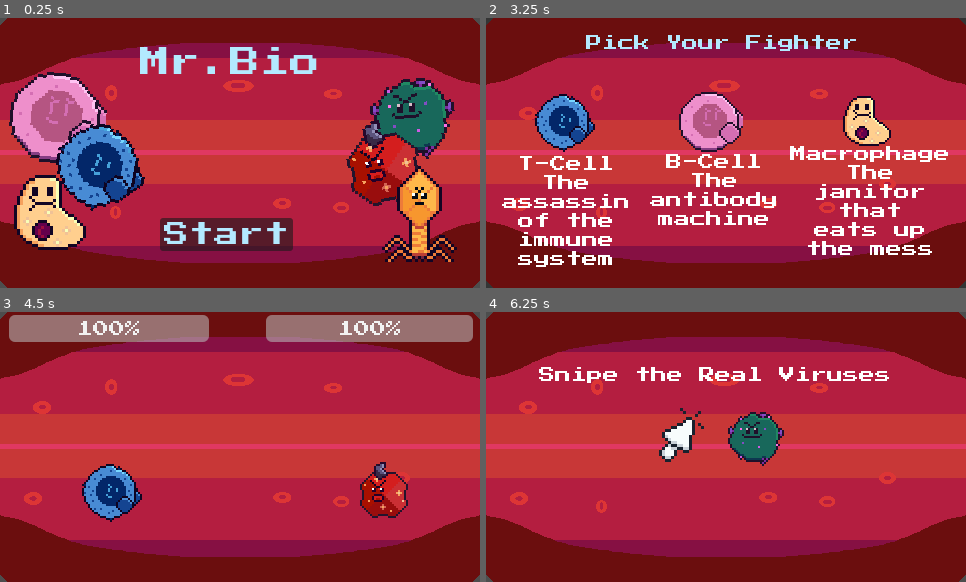
Above: before the commit, frames 1-4 (two rows, left to right).
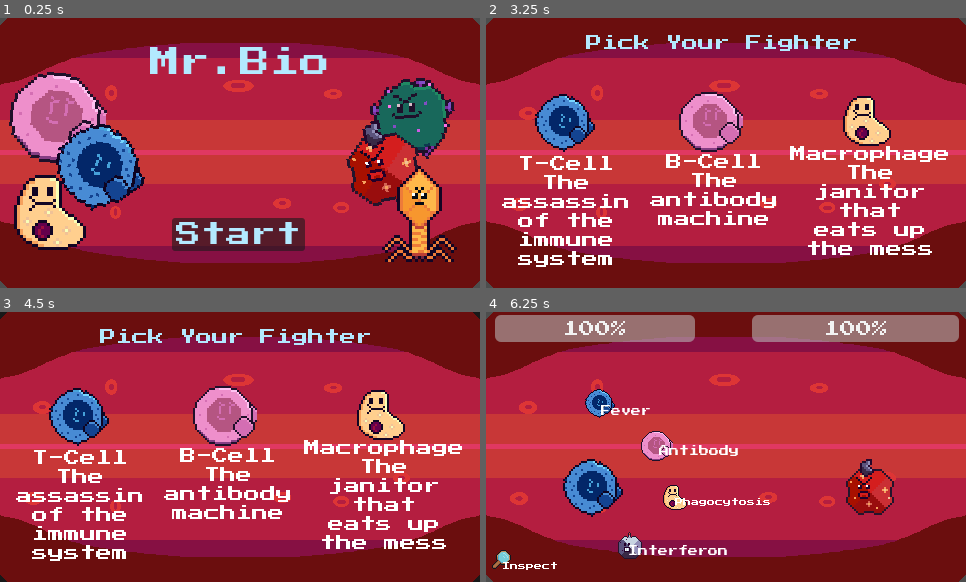
Above: after the commit, the same moments.

Repository: Logan-Magana/Mr.Bio
Game: Godot game, scene res://game_menu.tscn
Same seed, same stepped clock (60 frames per second), same inputs: the game is played once before the commit and once after it. Sound files missing from this copy of the repository are replaced by a short silence.
Inputs (mouse positions are in pixels of both pictures, inside the frame that each line leads up to):
- Up to frame 1 (0.25 s): no input
- Up to frame 2 (3.25 s): click "Start" at 0.5 s; click "Start" at 1.25 s; tap Enter at 2 s; move the mouse to (567, 180) at 2.02 s; hold Right (Move_Right) 2.03-2.75 s; tap Space (Fever_Game) at 2.1 s; click (567, 180) at 2.17 s; click "Espanol (tenses)" at 2.75 s
- Up to frame 3 (4.5 s): click (235, 430) at 3.5 s, where only the run after the commit has a clickable "Mixed"; click (240, 463) at 4.25 s, where only the run after the commit has a clickable "Present"
- Up to frame 4 (6.25 s): tap Space (Fever_Game) at 5, 5.1, 5.85 s; move the mouse to (630, 460) at 5.02 s; hold Down (Move_Down) 5.03-5.78 s; move the mouse to (687, 449) at 5.77 s; hold Right (Move_Right) from 5.78 s (still down); click (687, 449) at 5.92 s

The runs differ from the first frame. In frame 1, 4.1% of the frame differs, in the area x 29-69%, y 10-87%; in frame 2, less than 0.1%; in frame 3, 23%, in the area x 0-100%, y 0-100%; in frame 4, 18%.

Commit message:
1.85 (added present tense)

Diff:
--- a/game_menu.gd
+++ b/game_menu.gd
@@ -4,16 +4,19 @@
 # Called when the node enters the scene tree for the first time.
 func _ready() -> void:
 	#$Bio.pressed.connect(_on_bio_button_pressed)
+	$Chem.pressed.connect(_on_chem_button_pressed)
 	$Espanol.pressed.connect(_on_espa_button_pressed)
-	$Chem.pressed.connect(_on_chem_button_pressed)
+	$Mix.pressed.connect(_on_mix_pressed)
+	$Present.pressed.connect(_on_pres_pressed)
 	$Bio.visible = false
 	$Espanol.visible = false
+
 	$Chem.visible = false
 	#$Bio.process_mode = Node.PROCESS_MODE_DISABLED
 	$Espanol.process_mode = Node.PROCESS_MODE_DISABLED
 	$Chem.process_mode = Node.PROCESS_MODE_DISABLED
 # Called every frame. 'delta' is the elapsed time since the previous frame.
-func _process(delta: float) -> void:
+func _process(_delta: float) -> void:
 	pass
 
 
@@ -28,8 +31,7 @@
 #	GameData.question_file = "res://questions.json"
 #	start_up()
 func _on_espa_button_pressed():
-	GameData.question_file = "res://spanish_tenses.json"
-	start_up()
+	extra_menu()
 func _on_chem_button_pressed():
 	GameData.question_file = "res://fall_midterm_chem.json"
 	start_up()
@@ -49,3 +51,20 @@
 	$Chem.process_mode = Node.PROCESS_MODE_INHERIT
 	$CanvasLayer/Button.visible = false
 	$CanvasLayer/Button.process_mode = Node.PROCESS_MODE_DISABLED
+
+func extra_menu():
+	$Mix.visible = true
+	$Present.visible = true
+	$Espanol.visible = false
+	$Chem.visible = false
+	#$Bio.process_mode = Node.PROCESS_MODE_DISABLED
+	$Espanol.process_mode = Node.PROCESS_MODE_DISABLED
+	$Chem.process_mode = Node.PROCESS_MODE_DISABLED
+
+func _on_mix_pressed():
+	GameData.question_file = "res://spanish_tenses_mix.json"
+	start_up()
+
+func _on_pres_pressed():
+	GameData.question_file ="res://spanish_tenses_present.json"
+	start_up()
--- a/game_menu.tscn
+++ b/game_menu.tscn
@@ -20,18 +20,18 @@
 script = ExtResource("1_jowre")
 
 [node name="Label" type="Label" parent="CanvasLayer" unique_id=475328479]
-offset_left = 140.0
+offset_left = 150.0
 offset_top = 30.0
-offset_right = 320.0
+offset_right = 330.0
 offset_bottom = 60.0
 theme_override_colors/font_color = Color(0.7019608, 0.9137255, 0.99607843, 1)
 theme_override_font_sizes/font_size = 30
 text = "Mr.Bio"
 
 [node name="Button" type="Button" parent="CanvasLayer" unique_id=2041891799]
-offset_left = 160.0
+offset_left = 172.0
 offset_top = 200.0
-offset_right = 293.0
+offset_right = 305.0
 offset_bottom = 233.0
 theme_override_colors/font_color = Color(0.7017021, 0.91472256, 0.9970972, 1)
 theme_override_colors/font_focus_color = Color(0.97071224, 0.9597829, 0.7977092, 1)
@@ -40,7 +40,6 @@
 text = "Start"
 
 [node name="ColorRect" type="ColorRect" parent="CanvasLayer" unique_id=872122049]
-visible = false
 visibility_layer = 65536
 offset_right = 481.0
 offset_bottom = 274.0
@@ -87,6 +86,13 @@
 scale = Vector2(3, 3)
 texture = ExtResource("8_scae6")
 
+[node name="Chem" type="Button" parent="." unique_id=2120964042]
+offset_left = 155.0
+offset_top = 121.0
+offset_right = 307.0
+offset_bottom = 145.0
+text = "Chemistry"
+
 [node name="Bio" type="Button" parent="." unique_id=1011096232]
 offset_left = 168.0
 offset_top = 160.0
@@ -102,11 +108,20 @@
 theme_override_font_sizes/font_size = 12
 text = "Espanol (tenses)"
 
-[node name="Chem" type="Button" parent="." unique_id=2120964042]
-offset_left = 155.0
-offset_top = 121.0
-offset_right = 307.0
-offset_bottom = 145.0
-text = "Chemistry"
+[node name="Mix" type="Button" parent="." unique_id=1642794627]
+visible = false
+offset_left = 193.0
+offset_top = 107.0
+offset_right = 281.0
+offset_bottom = 131.0
+text = "Mixed"
+
+[node name="Present" type="Button" parent="." unique_id=602406985]
+visible = false
+offset_left = 179.0
+offset_top = 139.0
+offset_right = 299.0
+offset_bottom = 163.0
+text = "Present"
 
 [connection signal="question_select" from="CanvasLayer" to="." method="_on_canvas_layer_question_select"]
--- /dev/null
+++ b/spanish_tenses_mix.json
@@ -0,0 +1,236 @@
+[
+	{
+		"question": "How do you say 'I buy' in the present indicative?",
+		"answers": ["compro", "compré", "compraba", "compraré"],
+		"correct": 0,
+		"type": "mc"
+	},
+	{
+		"question": "How do you say 'you run' in the present indicative?",
+		"answers": ["corriste", "corres", "corrías", "corrás"],
+		"correct": 1,
+		"type": "mc"
+	},
+	{
+		"question": "How do you say 'we live' in the present indicative?",
+		"answers": ["vivimos", "viviremos", "vivíamos", "viviríamos"],
+		"correct": 0,
+		"type": "mc"
+	},
+	{
+		"question": "How do you say 'he/she bought' in the preterite?",
+		"answers": ["compraba", "compra", "compró", "comprará"],
+		"correct": 2,
+		"type": "mc"
+	},
+	{
+		"question": "How do you say 'I ran' in the preterite?",
+		"answers": ["corrí", "corría", "corro", "correré"],
+		"correct": 0,
+		"type": "mc"
+	},
+	{
+		"question": "How do you say 'they lived' in the preterite?",
+		"answers": ["vivían", "viven", "vivieron", "vivirán"],
+		"correct": 2,
+		"type": "mc"
+	},
+	{
+		"question": "How do you say 'I used to buy' in the imperfect indicative?",
+		"answers": ["compré", "compraba", "compraría", "compro"],
+		"correct": 1,
+		"type": "mc"
+	},
+	{
+		"question": "How do you say 'you used to run' in the imperfect indicative?",
+		"answers": ["corrías", "corriste", "corres", "correrás"],
+		"correct": 0,
+		"type": "mc"
+	},
+	{
+		"question": "How do you say 'we used to live' in the imperfect indicative?",
+		"answers": ["vivimos", "vivíamos", "viviremos", "viviríamos"],
+		"correct": 1,
+		"type": "mc"
+	},
+	{
+		"question": "How do you say 'I will buy' in the future?",
+		"answers": ["compraré", "compraba", "compré", "compraría"],
+		"correct": 0,
+		"type": "mc"
+	},
+	{
+		"question": "How do you say 'he/she will run' in the future?",
+		"answers": ["corrió", "correrá", "corría", "correría"],
+		"correct": 1,
+		"type": "mc"
+	},
+	{
+		"question": "How do you say 'they will live' in the future?",
+		"answers": ["vivirán", "vivieron", "vivían", "vivirían"],
+		"correct": 0,
+		"type": "mc"
+	},
+	{
+		"question": "How do you say 'I would buy' in the conditional?",
+		"answers": ["compraré", "compraría", "compraba", "compré"],
+		"correct": 1,
+		"type": "mc"
+	},
+	{
+		"question": "How do you say 'you would run' in the conditional?",
+		"answers": ["correrías", "corrías", "correrás", "corriste"],
+		"correct": 0,
+		"type": "mc"
+	},
+	{
+		"question": "How do you say 'we would live' in the conditional?",
+		"answers": ["viviríamos", "viviremos", "vivíamos", "vivimos"],
+		"correct": 0,
+		"type": "mc"
+	},
+	{
+		"question": "How do you say 'I have bought' in the present perfect?",
+		"answers": ["he comprado", "había comprado", "haya comprado", "habré comprado"],
+		"correct": 0,
+		"type": "mc"
+	},
+	{
+		"question": "How do you say 'you have run' in the present perfect?",
+		"answers": ["habías corrido", "has corrido", "hayas corrido", "habrás corrido"],
+		"correct": 1,
+		"type": "mc"
+	},
+	{
+		"question": "How do you say 'they have lived' in the present perfect?",
+		"answers": ["habían vivido", "han vivido", "hayan vivido", "habrán vivido"],
+		"correct": 1,
+		"type": "mc"
+	},
+	{
+		"question": "How do you say 'I had bought' as soon as I had, in the preterite perfect?",
+		"answers": ["hube comprado", "había comprado", "he comprado", "habría comprado"],
+		"correct": 0,
+		"type": "mc"
+	},
+	{
+		"question": "How do you say 'you had run' as soon as you had, in the preterite perfect ?",
+		"answers": ["habías corrido", "hubiste corrido", "has corrido", "habrías corrido"],
+		"correct": 1,
+		"type": "mc"
+	},
+	{
+		"question": "How do you say 'they had lived' as soon as they had, in the preterite perfect?",
+		"answers": ["habían vivido", "han vivido", "hubieron vivido", "habrían vivido"],
+		"correct": 2,
+		"type": "mc"
+	},
+	{
+		"question": "How do you say 'I would have bought' in the conditional perfect?",
+		"answers": ["habría comprado", "había comprado", "habré comprado", "hube comprado"],
+		"correct": 0,
+		"type": "mc"
+	},
+	{
+		"question": "How do you say 'you would have run' in the conditional perfect?",
+		"answers": ["habrás corrido", "habías corrido", "habrías corrido", "hubiste corrido"],
+		"correct": 2,
+		"type": "mc"
+	},
+	{
+		"question": "How do you say 'they would have lived' in the conditional perfect?",
+		"answers": ["habrán vivido", "habían vivido", "habrían vivido", "hubieron vivido"],
+		"correct": 2,
+		"type": "mc"
+	},
+	{
+		"question": "How do you say 'I will have bought' in the future perfect?",
+		"answers": ["habré comprado", "habría comprado", "había comprado", "haya comprado"],
+		"correct": 0,
+		"type": "mc"
+	},
+	{
+		"question": "How do you say 'you will have run' in the future perfect?",
+		"answers": ["habrías corrido", "habías corrido", "habrás corrido", "hayas corrido"],
+		"correct": 2,
+		"type": "mc"
+	},
+	{
+		"question": "How do you say 'we will have lived' in the future perfect?",
+		"answers": ["habremos vivido", "habríamos vivido", "habíamos vivido", "hayamos vivido"],
+		"correct": 0,
+		"type": "mc"
+	},
+	{
+		"question": " 'ojalá que yo _____' (present subjunctive)?",
+		"answers": ["compro", "compre", "compraba", "comprara"],
+		"correct": 1,
+		"type": "mc"
+	},
+	{
+		"question": " 'espero que tú _____' (present subjunctive)?",
+		"answers": ["corras", "corres", "corrieras", "correrás"],
+		"correct": 0,
+		"type": "mc"
+	},
+	{
+		"question": " 'dudo que nosotros _____' (present subjunctive)?",
+		"answers": ["vivimos", "viviéramos", "vivamos", "viviremos"],
+		"correct": 2,
+		"type": "mc"
+	},
+	{
+		"question": " 'si yo _____' (imperfect subjunctive -ra form)?",
+		"answers": ["compraría", "compré", "comprara", "compre"],
+		"correct": 2,
+		"type": "mc"
+	},
+	{
+		"question": " 'si tú _____' (imperfect subjunctive -ra form)?",
+		"answers": ["corrieras", "correrías", "corras", "corriste"],
+		"correct": 0,
+		"type": "mc"
+	},
+	{
+		"question": " 'si ellos _____' (imperfect subjunctive -ra form)?",
+		"answers": ["vivieran", "vivirían", "vivan", "vivieron"],
+		"correct": 0,
+		"type": "mc"
+	},
+	{
+		"question": " 'espero que yo _____' (present perfect subjunctive)?",
+		"answers": ["haya comprado", "había comprado", "he comprado", "hubiera comprado"],
+		"correct": 0,
+		"type": "mc"
+	},
+	{
+		"question": " 'dudo que tú _____' (present perfect subjunctive)?",
+		"answers": ["has corrido", "habías corrido", "hayas corrido", "hubieras corrido"],
+		"correct": 2,
+		"type": "mc"
+	},
+	{
+		"question": " 'ojalá que ellos _____' (present perfect subjunctive)?",
+		"answers": ["han vivido", "hayan vivido", "habían vivido", "hubieran vivido"],
+		"correct": 1,
+		"type": "mc"
+	},
+	{
+		"question": " 'si yo _____' (past perfect subjunctive -ra form)?",
+		"answers": ["hubiera comprado", "había comprado", "haya comprado", "hubiese comprado"],
+		"correct": 0,
+		"type": "mc"
+	},
+	{
+		"question": " 'si tú _____' (past perfect subjunctive -ra form)?",
+		"answers": ["hubieses corrido", "habías corrido", "hubieras corrido", "hayas corrido"],
+		"correct": 2,
+		"type": "mc"
+	},
+	{
+		"question": " 'si nosotros _____' (past perfect subjunctive -ra form)?",
+		"answers": ["hubiéramos vivido", "hubiésemos vivido", "habíamos vivido", "hayamos vivido"],
+		"correct": 0,
+		"type": "mc"
+	},
+]
--- /dev/null
+++ b/spanish_tenses_present.json
@@ -0,0 +1,218 @@
+[
+	{
+		"question": "How do you say 'I buy'?",
+		"answers": ["compro", "compra", "compras", "compramos"],
+		"correct": 0,
+		"type": "mc"
+	},
+	{
+		"question": "How do you say 'you buy'?",
+		"answers": ["compro", "compras", "compra", "compran"],
+		"correct": 1,
+		"type": "mc"
+	},
+	{
+		"question": "How do you say 'we buy' ?",
+		"answers": ["compran", "compra", "compramos", "compras"],
+		"correct": 2,
+		"type": "mc"
+	},
+	{
+		"question": "How do you say 'they buy' ?",
+		"answers": ["compra", "compramos", "compras", "compran"],
+		"correct": 3,
+		"type": "mc"
+	},
+	{
+		"question": "How do you say 'I run'?",
+		"answers": ["corro", "corre", "corres", "corremos"],
+		"correct": 0,
+		"type": "mc"
+	},
+	{
+		"question": "How do you say 'you run'?",
+		"answers": ["corro", "corres", "corre", "corren"],
+		"correct": 1,
+		"type": "mc"
+	},
+	{
+		"question": "How do you say 'we run'?",
+		"answers": ["corren", "corre", "corremos", "corres"],
+		"correct": 2,
+		"type": "mc"
+	},
+	{
+		"question": "How do you say 'they run'?",
+		"answers": ["corre", "corremos", "corres", "corren"],
+		"correct": 3,
+		"type": "mc"
+	},
+	{
+		"question": "How do you say 'I live'?",
+		"answers": ["vivo", "vive", "vives", "vivimos"],
+		"correct": 0,
+		"type": "mc"
+	},
+	{
+		"question": "How do you say 'you live'?",
+		"answers": ["vivo", "vives", "vive", "viven"],
+		"correct": 1,
+		"type": "mc"
+	},
+	{
+		"question": "How do you say 'we live'?",
+		"answers": ["viven", "vive", "vivimos", "vives"],
+		"correct": 2,
+		"type": "mc"
+	},
+	{
+		"question": "How do you say 'they live'?",
+		"answers": ["vive", "vivimos", "vives", "viven"],
+		"correct": 3,
+		"type": "mc"
+	},
+	{
+		"question": "How do you say 'I am proud'?",
+		"answers": ["soy", "eres", "es", "somos"],
+		"correct": 0,
+		"type": "mc"
+	},
+	{
+		"question": "How do you say 'you are proud'?",
+		"answers": ["soy", "eres", "es", "son"],
+		"correct": 1,
+		"type": "mc"
+	},
+	{
+		"question": "How do you say 'we are proud'?",
+		"answers": ["son", "es", "somos", "eres"],
+		"correct": 2,
+		"type": "mc"
+	},
+	{
+		"question": "How do you say 'they are proud'?",
+		"answers": ["es", "somos", "eres", "son"],
+		"correct": 3,
+		"type": "mc"
+	},
+	{
+		"question": "How do you say 'I am at the store'?",
+		"answers": ["estoy", "estás", "está", "estamos"],
+		"correct": 0,
+		"type": "mc"
+	},
+	{
+		"question": "How do you say 'you are at the store'?",
+		"answers": ["estoy", "estás", "está", "están"],
+		"correct": 1,
+		"type": "mc"
+	},
+	{
+		"question": "How do you say 'we are at the store'?",
+		"answers": ["están", "está", "estamos", "estás"],
+		"correct": 2,
+		"type": "mc"
+	},
+	{
+		"question": "How do you say 'they are at the store'?",
+		"answers": ["está", "estamos", "estás", "están"],
+		"correct": 3,
+		"type": "mc"
+	},
+	{
+		"question": "How do you say 'I have'?",
+		"answers": ["tengo", "tienes", "tiene", "tenemos"],
+		"correct": 0,
+		"type": "mc"
+	},
+	{
+		"question": "How do you say 'you have'?",
+		"answers": ["tengo", "tienes", "tiene", "tienen"],
+		"correct": 1,
+		"type": "mc"
+	},
+	{
+		"question": "How do you say 'we have'?",
+		"answers": ["tienen", "tiene", "tenemos", "tienes"],
+		"correct": 2,
+		"type": "mc"
+	},
+	{
+		"question": "How do you say 'they have'?",
+		"answers": ["tiene", "tenemos", "tienes", "tienen"],
+		"correct": 3,
+		"type": "mc"
+	},
+	{
+		"question": "How do you say 'I go'?",
+		"answers": ["voy", "vas", "va", "vamos"],
+		"correct": 0,
+		"type": "mc"
+	},
+	{
+		"question": "How do you say 'you go'?",
+		"answers": ["voy", "vas", "va", "van"],
+		"correct": 1,
+		"type": "mc"
+	},
+	{
+		"question": "How do you say 'we go'?",
+		"answers": ["van", "va", "vamos", "vas"],
+		"correct": 2,
+		"type": "mc"
+	},
+	{
+		"question": "How do you say 'they go'?",
+		"answers": ["va", "vamos", "vas", "van"],
+		"correct": 3,
+		"type": "mc"
+	},
+	{
+		"question": "How do you say 'I do/make'?",
+		"answers": ["hago", "haces", "hace", "hacemos"],
+		"correct": 0,
+		"type": "mc"
+	},
+	{
+		"question": "How do you say 'you do/make'?",
+		"answers": ["hago", "haces", "hace", "hacen"],
+		"correct": 1,
+		"type": "mc"
+	},
+	{
+		"question": "How do you say 'we do/make'?",
+		"answers": ["hacen", "hace", "hacemos", "haces"],
+		"correct": 2,
+		"type": "mc"
+	},
+	{
+		"question": "How do you say 'they do/make'?",
+		"answers": ["hace", "hacemos", "haces", "hacen"],
+		"correct": 3,
+		"type": "mc"
+	},
+	{
+		"question": "How do you say 'I can'?",
+		"answers": ["puedo", "puedes", "puede", "podemos"],
+		"correct": 0,
+		"type": "mc"
+	},
+	{
+		"question": "How do you say 'you can'?",
+		"answers": ["puedo", "puedes", "puede", "pueden"],
+		"correct": 1,
+		"type": "mc"
+	},
+	{
+		"question": "How do you say 'we can'?",
+		"answers": ["pueden", "puede", "podemos", "puedes"],
+		"correct": 2,
+		"type": "mc"
+	},
+	{
+		"question": "How do you say 'they can'?",
+		"answers": ["puede", "podemos", "puedes", "pueden"],
+		"correct": 3,
+		"type": "mc"
+	}
+]
--- a/t_cell_stats.tres
+++ b/t_cell_stats.tres
@@ -7,6 +7,6 @@
 unit_name = "T-Cell"
 max_hp = 50
 current_hp = 50
-attack_power = 55
+attack_power = 60
 unit_type = "Antibody"
 metadata/_custom_type_script = "uid://de41dm0y0xd0q"
Binary file changed: index.icon.png
Not shown, changed: index.html
Not shown, changed: index.pck
